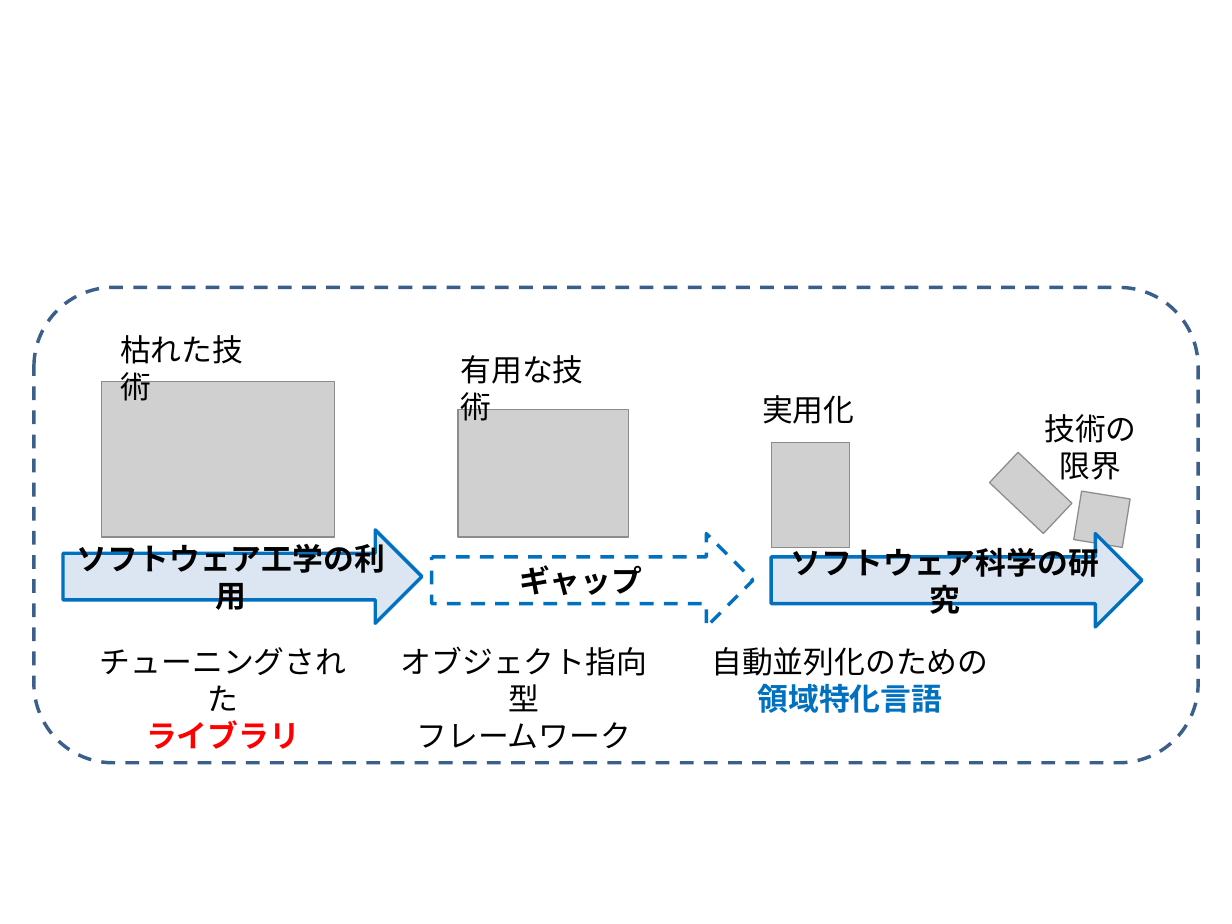
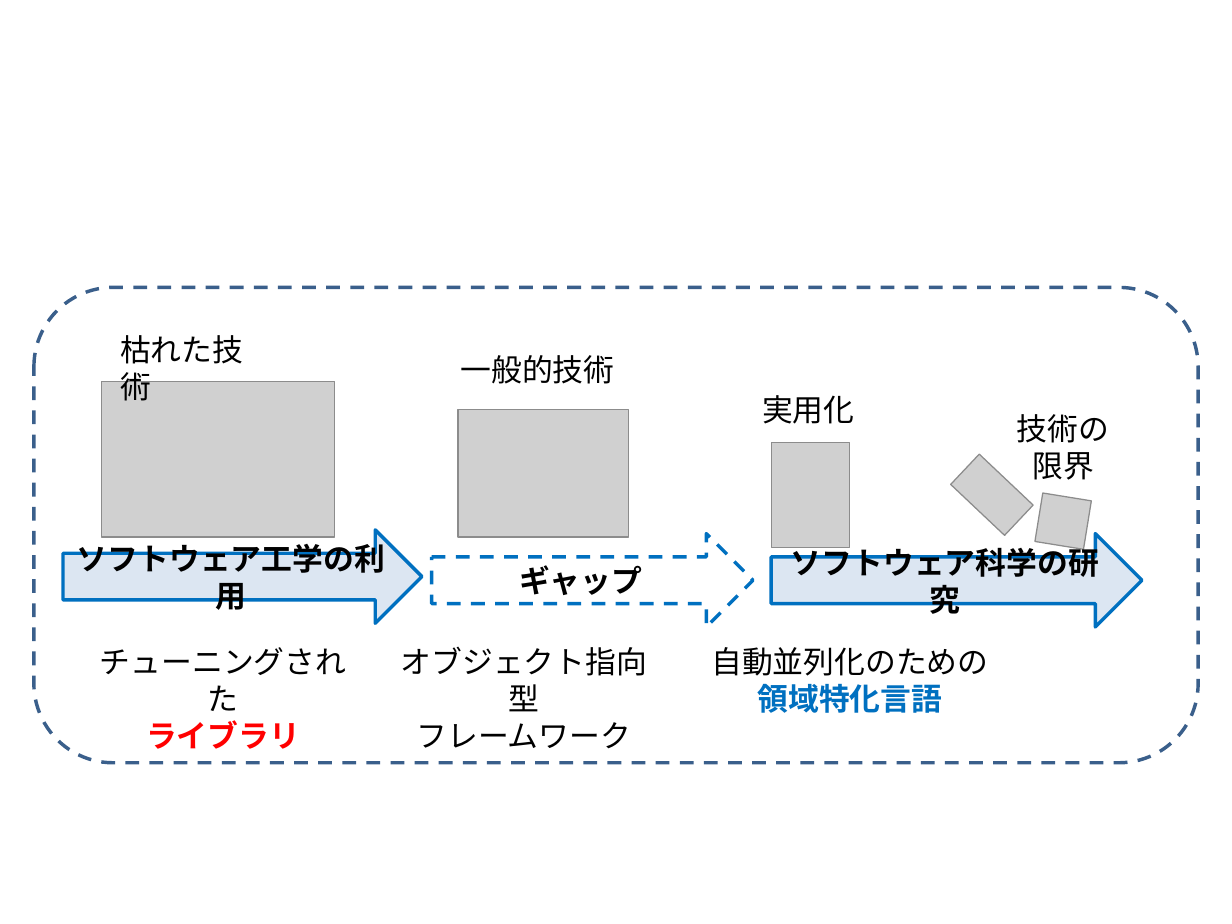
Before and after one commit to masa-ito/ProtoToPoisson, a slide deck: slide 3 of doc/source/NoveltyVsUtility.pptx. Drawn at 1232x924 pixels with LibreOffice and Linux fonts; fonts in the diff are those of the drawing; grey boxes stand for pictures. Boxes give left, top, right and bottom in pixels: in the first picture for what was removed or moved away, otherwise in the second. Text is boxed around its words. In the diff, an @@ line names an element or a change of style, - is before the commit and + after.

Commit message:
NoveltyVsUtility.* updated

```diff
--- a/doc/source/NoveltyVsUtility.pptx
+++ b/doc/source/NoveltyVsUtility.pptx
@@ text at <box>460,355,614,384</box>: text changed @@
-有用な技術
+一般的技術
@@ text "技術の": place and size @@
-text "技術の" at <box>1044,414,1136,480</box>
+text "技術の" at <box>1017,414,1109,480</box>
@@ picture: place and size @@
-picture at <box>990,452,1072,533</box>
+picture at <box>951,455,1033,536</box>
@@ picture: place and size @@
-picture at <box>1074,492,1131,548</box>
+picture at <box>1035,493,1091,549</box>
```
